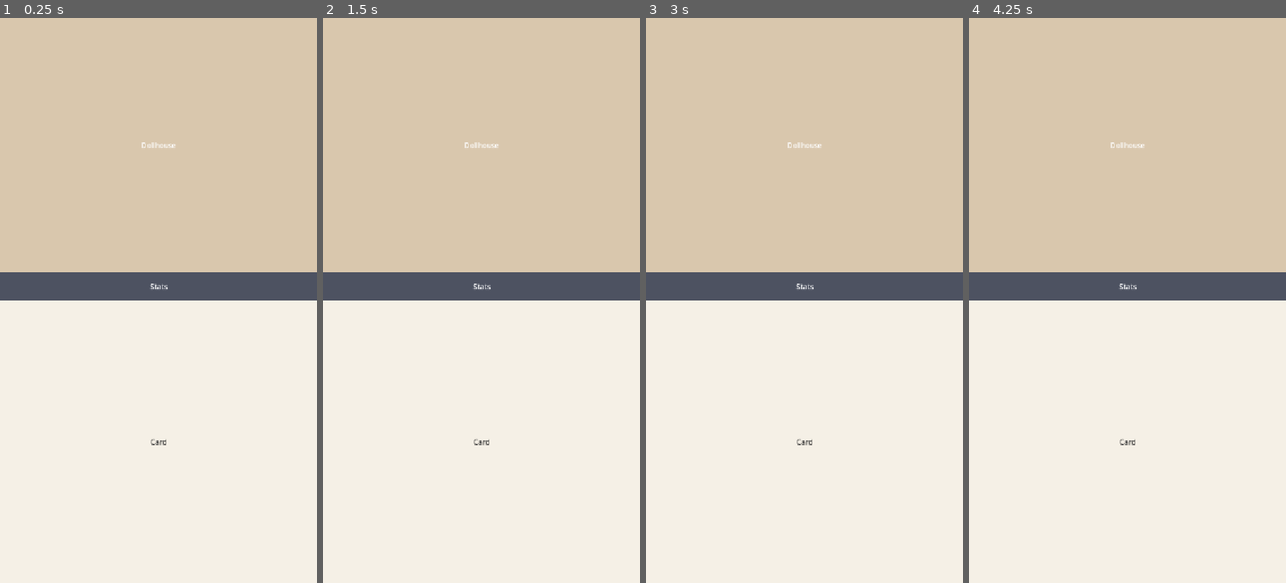
Above: before the commit, frames 1-4 (left to right).
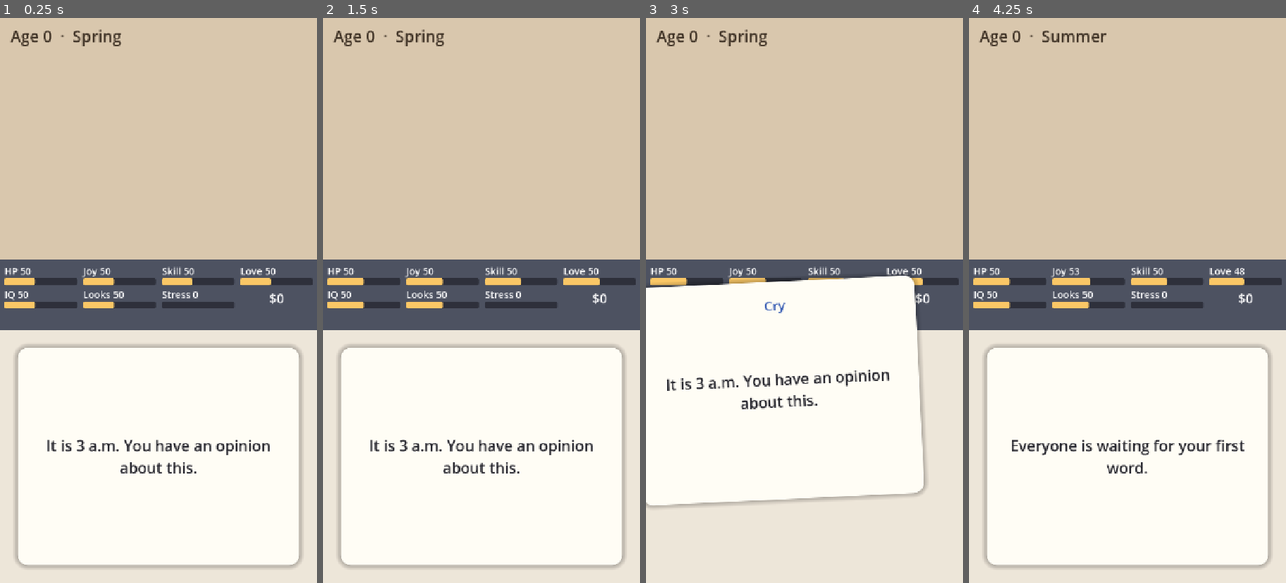
Above: after the commit, the same moments.

Repository: gabebartolo-spec/swipe-life
Game: Godot game, scene res://scenes/main.tscn
Same seed, same stepped clock (60 frames per second), same inputs: the game is played once before the commit and once after it.
Inputs (mouse positions are in pixels of both pictures, inside the frame that each line leads up to):
- Up to frame 1 (0.25 s): no input
- Up to frame 2 (1.5 s): move the mouse to (551, 272) at 0.52 s; click (551, 272) at 0.67 s; tap Enter at 1.25 s; drag from (418, 328) to (465, 413) at 1.27 s
- Up to frame 3 (3 s): tap Space at 2 s; move the mouse to (836, 176) at 2.02 s; click (836, 176) at 2.17 s; tap Enter at 2.75 s; drag from (788, 413) to (709, 215) at 2.77 s
- Up to frame 4 (4.25 s): move the mouse to (1222, 385) at 3.52 s; click (1222, 385) at 3.67 s

The runs differ from the first frame. In frame 1, 13% of the frame differs, in the area x 0-100%, y 2-98%; in frame 2, 13%; in frame 3, 9.1%; in frame 4, 13%.

Commit message:
M2: swipe card, stat strip, year loop
Touch drag left/right/up with live choice preview and snap-back, super like
once per year, 4x2 stat grid with Money as a number (Karma hidden), 4 cards
then a placeholder Next year button. --autoplay drives captures.

Co-Authored-By: Claude Opus 5.5 <noreply@anthropic.com>

Diff:
--- a/scenes/main.tscn
+++ b/scenes/main.tscn
@@ -17,48 +17,23 @@
 size_flags_stretch_ratio = 45.0
 color = Color(0.85, 0.78, 0.68, 1)
 
-[node name="Label" type="Label" parent="Dollhouse"]
+[node name="AgeLabel" type="Label" parent="Dollhouse"]
 layout_mode = 1
-anchors_preset = 8
-anchor_left = 0.5
-anchor_top = 0.5
-anchor_right = 0.5
-anchor_bottom = 0.5
-grow_horizontal = 2
-grow_vertical = 2
-text = "Dollhouse"
+offset_left = 24.0
+offset_top = 16.0
+offset_right = 400.0
+offset_bottom = 70.0
+theme_override_colors/font_color = Color(0.25, 0.2, 0.15, 1)
+theme_override_font_sizes/font_size = 36
 
 [node name="StatStrip" type="ColorRect" parent="."]
 layout_mode = 2
 size_flags_vertical = 3
-size_flags_stretch_ratio = 5.0
+size_flags_stretch_ratio = 13.0
 color = Color(0.3, 0.32, 0.38, 1)
-
-[node name="Label" type="Label" parent="StatStrip"]
-layout_mode = 1
-anchors_preset = 8
-anchor_left = 0.5
-anchor_top = 0.5
-anchor_right = 0.5
-anchor_bottom = 0.5
-grow_horizontal = 2
-grow_vertical = 2
-text = "Stats"
 
 [node name="Card" type="ColorRect" parent="."]
 layout_mode = 2
 size_flags_vertical = 3
-size_flags_stretch_ratio = 50.0
-color = Color(0.96, 0.94, 0.9, 1)
-
-[node name="Label" type="Label" parent="Card"]
-layout_mode = 1
-anchors_preset = 8
-anchor_left = 0.5
-anchor_top = 0.5
-anchor_right = 0.5
-anchor_bottom = 0.5
-grow_horizontal = 2
-grow_vertical = 2
-theme_override_colors/font_color = Color(0.2, 0.2, 0.2, 1)
-text = "Card"
+size_flags_stretch_ratio = 47.0
+color = Color(0.93, 0.9, 0.85, 1)
--- a/scripts/main.gd
+++ b/scripts/main.gd
@@ -1,8 +1,127 @@
 extends VBoxContainer
-## Screen layout (GDD §10.5): dollhouse ~45% on top, stat strip, card in the bottom half.
+## Layout (GDD §10.5) and year loop (GDD §2): 4 cards, the between-year menu, then age +1.
+## Run with `-- --autoplay` to swipe automatically (captures and soak tests).
+
+const MARGIN := 40.0
+const RESULT_TIME := 1.4
+
+var deck: Deck
+var strip := StatStrip.new()
+var swipe_card := SwipeCard.new()
+var message := Label.new()
+var year_button := Button.new()
+var autoplay := "--autoplay" in OS.get_cmdline_user_args()
 
 
 func _ready() -> void:
 	if not SaveSystem.load_life():
 		GameState.new_life()
-	print("Swipe Life started, age %d" % GameState.age)
+	var db := CardDB.new()
+	db.load_dir()
+	for e in db.errors:
+		push_error(e)
+	deck = Deck.new(db.cards)
+
+	strip.set_anchors_and_offsets_preset(Control.PRESET_FULL_RECT, Control.PRESET_MODE_MINSIZE, 10)
+	$StatStrip.add_child(strip)
+	$Card.add_child(swipe_card)
+	swipe_card.chosen.connect(_on_chosen)
+
+	message.autowrap_mode = TextServer.AUTOWRAP_WORD_SMART
+	message.horizontal_alignment = HORIZONTAL_ALIGNMENT_CENTER
+	message.vertical_alignment = VERTICAL_ALIGNMENT_CENTER
+	message.add_theme_font_size_override("font_size", 34)
+	message.add_theme_color_override("font_color", Color(0.15, 0.15, 0.18))
+	message.set_anchors_and_offsets_preset(
+		Control.PRESET_FULL_RECT, Control.PRESET_MODE_MINSIZE, 48
+	)
+	$Card.add_child(message)
+
+	year_button.text = "Next year"  # placeholder for the between-year menu (roadmap M4)
+	year_button.add_theme_font_size_override("font_size", 36)
+	year_button.custom_minimum_size = Vector2(320, 96)
+	year_button.pressed.connect(_next_year)
+	$Card.add_child(year_button)
+
+	await get_tree().process_frame
+	var area: Vector2 = $Card.size
+	swipe_card.position = Vector2(MARGIN, MARGIN)
+	swipe_card.size = area - Vector2(MARGIN, MARGIN) * 2
+	year_button.position = (area - year_button.custom_minimum_size) / 2 + Vector2(0, 120)
+	_deal()
+
+
+func _update_age() -> void:
+	$Dollhouse/AgeLabel.text = (
+		"Age %d  ·  %s"
+		% [
+			GameState.age,
+			["Spring", "Summer", "Autumn", "Winter", "Year end"][mini(GameState.quarter, 4)]
+		]
+	)
+	strip.refresh()
+
+
+func _deal() -> void:
+	_update_age()
+	message.text = ""
+	year_button.hide()
+	if GameState.quarter >= 4:
+		_year_end()
+		return
+	var c = deck.draw(GameState)
+	if c == null:  # nothing eligible at this age yet: skip the quarter
+		GameState.quarter += 1
+		_deal()
+		return
+	swipe_card.show()
+	swipe_card.position = Vector2(MARGIN, MARGIN)
+	swipe_card.show_card(c, GameState.super_like_available)
+	if autoplay:
+		await get_tree().create_timer(0.6).timeout
+		var sides := ["left", "right"]
+		if swipe_card.can_super and randf() < 0.3:
+			sides = ["up"]
+		swipe_card.auto_swipe(sides.pick_random())
+
+
+func _on_chosen(side: String) -> void:
+	swipe_card.hide()
+	if side == "up":
+		GameState.super_like_available = false
+	var out := deck.choose(swipe_card.card, side, GameState)
+	strip.refresh()
+	if out.died:
+		_end("You died at %d.\n%s." % [GameState.age, out.cause])
+		return
+	GameState.quarter += 1
+	if not out.results.is_empty():
+		message.text = "\n".join(out.results)
+		await get_tree().create_timer(RESULT_TIME).timeout
+	_deal()
+
+
+func _year_end() -> void:
+	swipe_card.hide()
+	message.text = "Year %d is over." % GameState.age
+	year_button.show()
+	if autoplay:
+		await get_tree().create_timer(0.8).timeout
+		_next_year()
+
+
+func _next_year() -> void:
+	GameState.age += 1
+	GameState.quarter = 0
+	GameState.super_like_available = true  # GDD §3.3
+	if GameState.age > CardDB.MAX_AGE:
+		_end("You turned 18.\nTo be continued...")
+		return
+	_deal()
+
+
+func _end(text: String) -> void:
+	swipe_card.hide()
+	year_button.hide()
+	message.text = text
+	_update_age()
--- /dev/null
+++ b/scripts/ui/stat_strip.gd
@@ -0,0 +1,59 @@
+class_name StatStrip
+extends GridContainer
+## Stat bars under the dollhouse (GDD §4.3–4.4, §10.5). Karma is hidden; Money is a number.
+
+const SHORT := {
+	"health": "HP",
+	"happiness": "Joy",
+	"career": "Skill",
+	"relationships": "Love",
+	"smarts": "IQ",
+	"looks": "Looks",
+	"stress": "Stress",
+}
+
+var bars := {}
+var values := {}
+var money_label: Label
+
+
+func _ready() -> void:
+	columns = 4
+	add_theme_constant_override("h_separation", 14)
+	add_theme_constant_override("v_separation", 6)
+	var fill := StyleBoxFlat.new()
+	fill.bg_color = Color(0.98, 0.78, 0.4)
+	fill.set_corner_radius_all(4)
+	var back := StyleBoxFlat.new()
+	back.bg_color = Color(0.18, 0.19, 0.23)
+	back.set_corner_radius_all(4)
+	for s in SHORT:
+		var box := VBoxContainer.new()
+		box.size_flags_horizontal = Control.SIZE_EXPAND_FILL
+		box.add_theme_constant_override("separation", 0)
+		var name_label := Label.new()
+		name_label.add_theme_font_size_override("font_size", 22)
+		var bar := ProgressBar.new()
+		bar.show_percentage = false
+		bar.custom_minimum_size.y = 16
+		bar.add_theme_stylebox_override("fill", fill)
+		bar.add_theme_stylebox_override("background", back)
+		box.add_child(name_label)
+		box.add_child(bar)
+		add_child(box)
+		bars[s] = bar
+		values[s] = name_label
+	money_label = Label.new()
+	money_label.add_theme_font_size_override("font_size", 30)
+	money_label.size_flags_horizontal = Control.SIZE_EXPAND_FILL
+	money_label.horizontal_alignment = HORIZONTAL_ALIGNMENT_CENTER
+	money_label.vertical_alignment = VERTICAL_ALIGNMENT_CENTER
+	add_child(money_label)
+	refresh()
+
+
+func refresh() -> void:
+	for s in bars:
+		create_tween().tween_property(bars[s], "value", GameState.stats[s], 0.3)
+		values[s].text = "%s %d" % [SHORT[s], GameState.stats[s]]
+	money_label.text = "$%d" % GameState.stats.money
--- /dev/null
+++ b/scripts/ui/swipe_card.gd
@@ -0,0 +1,112 @@
+class_name SwipeCard
+extends Panel
+## A decision card: drag left or right to choose, up to super like (GDD §3). Snaps back early.
+
+signal chosen(side: String)
+
+const THRESHOLD := 140.0
+const PREVIEW_AT := 40.0
+
+var card: Dictionary
+var can_super := false
+var drag := Vector2.ZERO
+var dragging := false
+var locked := false
+var home := Vector2.ZERO
+var text_label := Label.new()
+var hint_label := Label.new()
+
+
+func _ready() -> void:
+	var style := StyleBoxFlat.new()
+	style.bg_color = Color(1, 0.99, 0.96)
+	style.set_corner_radius_all(24)
+	style.shadow_size = 12
+	style.shadow_color = Color(0, 0, 0, 0.25)
+	add_theme_stylebox_override("panel", style)
+	for l in [text_label, hint_label]:
+		l.autowrap_mode = TextServer.AUTOWRAP_WORD_SMART
+		l.horizontal_alignment = HORIZONTAL_ALIGNMENT_CENTER
+		l.set_anchors_and_offsets_preset(Control.PRESET_FULL_RECT, Control.PRESET_MODE_MINSIZE, 32)
+		l.add_theme_color_override("font_color", Color(0.15, 0.15, 0.18))
+		add_child(l)
+	text_label.vertical_alignment = VERTICAL_ALIGNMENT_CENTER
+	text_label.add_theme_font_size_override("font_size", 34)
+	hint_label.vertical_alignment = VERTICAL_ALIGNMENT_TOP
+	hint_label.add_theme_font_size_override("font_size", 30)
+	pivot_offset = size / 2
+
+
+func show_card(c: Dictionary, super_ok: bool) -> void:
+	card = c
+	can_super = super_ok and c.has("up")
+	text_label.text = c.text
+	hint_label.text = ""
+	drag = Vector2.ZERO
+	locked = false
+	home = position
+	pivot_offset = size / 2
+	rotation = 0
+	modulate.a = 0
+	create_tween().tween_property(self, "modulate:a", 1.0, 0.2)
+
+
+func _gui_input(event: InputEvent) -> void:
+	if locked or card.is_empty():
+		return
+	if event is InputEventScreenTouch:
+		if event.pressed:
+			dragging = true
+		elif dragging:
+			dragging = false
+			_release()
+	elif event is InputEventScreenDrag and dragging:
+		set_drag(drag + event.relative)
+
+
+func set_drag(d: Vector2) -> void:
+	drag = d
+	position = home + drag
+	rotation = drag.x * 0.0008
+	var side := side_for(drag, PREVIEW_AT)
+	hint_label.text = card[side].label if side != "" else ""
+	hint_label.add_theme_color_override(
+		"font_color", Color(0.85, 0.55, 0.1) if side == "up" else Color(0.2, 0.35, 0.7)
+	)
+
+
+func side_for(d: Vector2, at: float) -> String:
+	if can_super and -d.y > at and -d.y > absf(d.x):
+		return "up"
+	if d.x < -at:
+		return "left"
+	if d.x > at:
+		return "right"
+	return ""
+
+
+func _release() -> void:
+	var side := side_for(drag, THRESHOLD)
+	if side == "":
+		var t := create_tween().set_trans(Tween.TRANS_BACK).set_ease(Tween.EASE_OUT)
+		t.tween_method(set_drag, drag, Vector2.ZERO, 0.25)
+		return
+	commit(side)
+
+
+func commit(side: String) -> void:
+	locked = true
+	var out := {"left": Vector2(-900, 80), "right": Vector2(900, 80), "up": Vector2(0, -1200)}
+	var t := create_tween()
+	t.tween_method(set_drag, drag, out[side], 0.25)
+	t.tween_callback(chosen.emit.bind(side))
+
+
+## Autoplay / captures: drag visibly towards side, pause on the preview, then commit.
+func auto_swipe(side: String) -> void:
+	locked = true
+	var target := {"left": Vector2(-110, 10), "right": Vector2(110, 10), "up": Vector2(0, -120)}
+	var t := create_tween()
+	t.tween_method(set_drag, Vector2.ZERO, target[side], 0.4)
+	t.tween_interval(0.5)
+	t.tween_callback(commit.bind(side))
Not shown, added: scripts/ui/stat_strip.gd.uid
Not shown, added: scripts/ui/swipe_card.gd.uid
